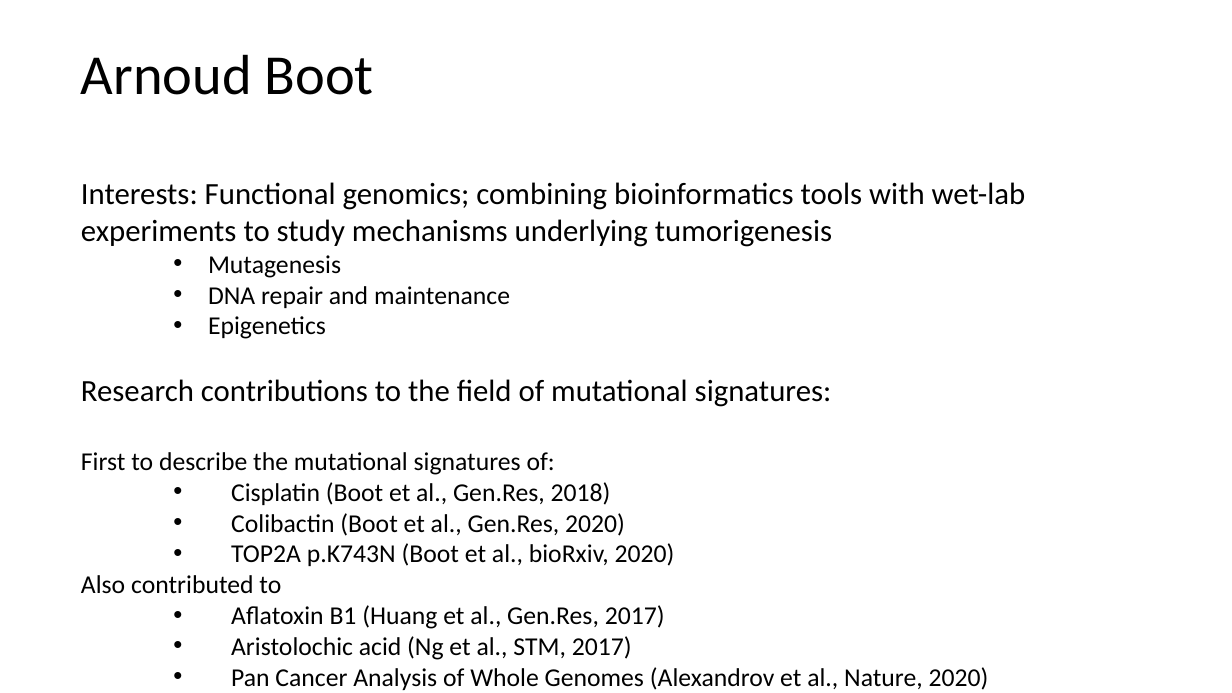
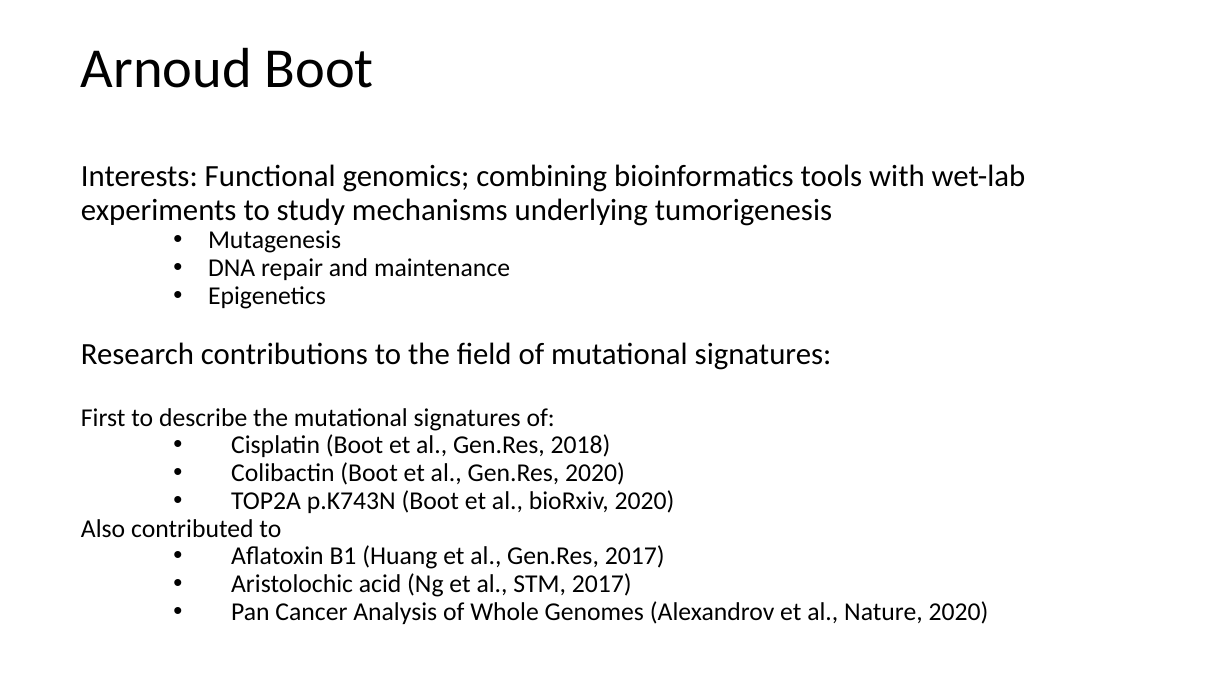
Before and after one commit to steverozen/ISMB.mutsig.tutorial, a slide deck: slide 9 of Tut1.Lecture.0.short.intro.pptx (slide 11 before the commit). Drawn at 1232x693 pixels with LibreOffice and Linux fonts; fonts in the diff are those of the drawing. Boxes give left, top, right and bottom in pixels: in the first picture for what was removed or moved away, otherwise in the second. Text is boxed around its words. In the diff, an @@ line names an element or a change of style, - is before the commit and + after.

```diff
--- a/Tut1.Lecture.0.short.intro.pptx
+++ b/Tut1.Lecture.0.short.intro.pptx
@@ text "Arnoud Boot" at box(81, 47, 1026, 624): line spacing 1 to 0.9 @@
```
Also in this commit, not shown: 8 other slides changed.
